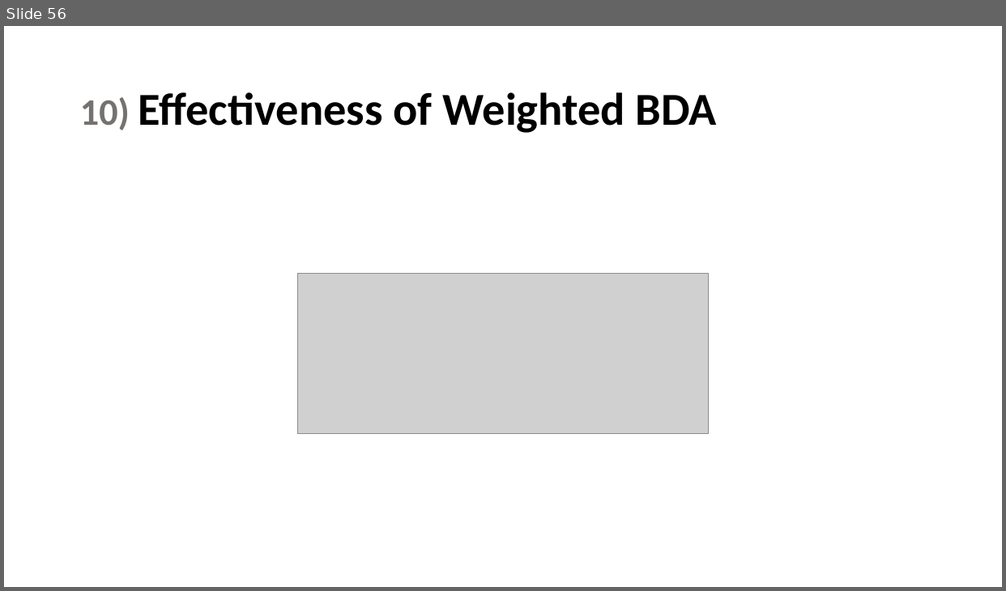
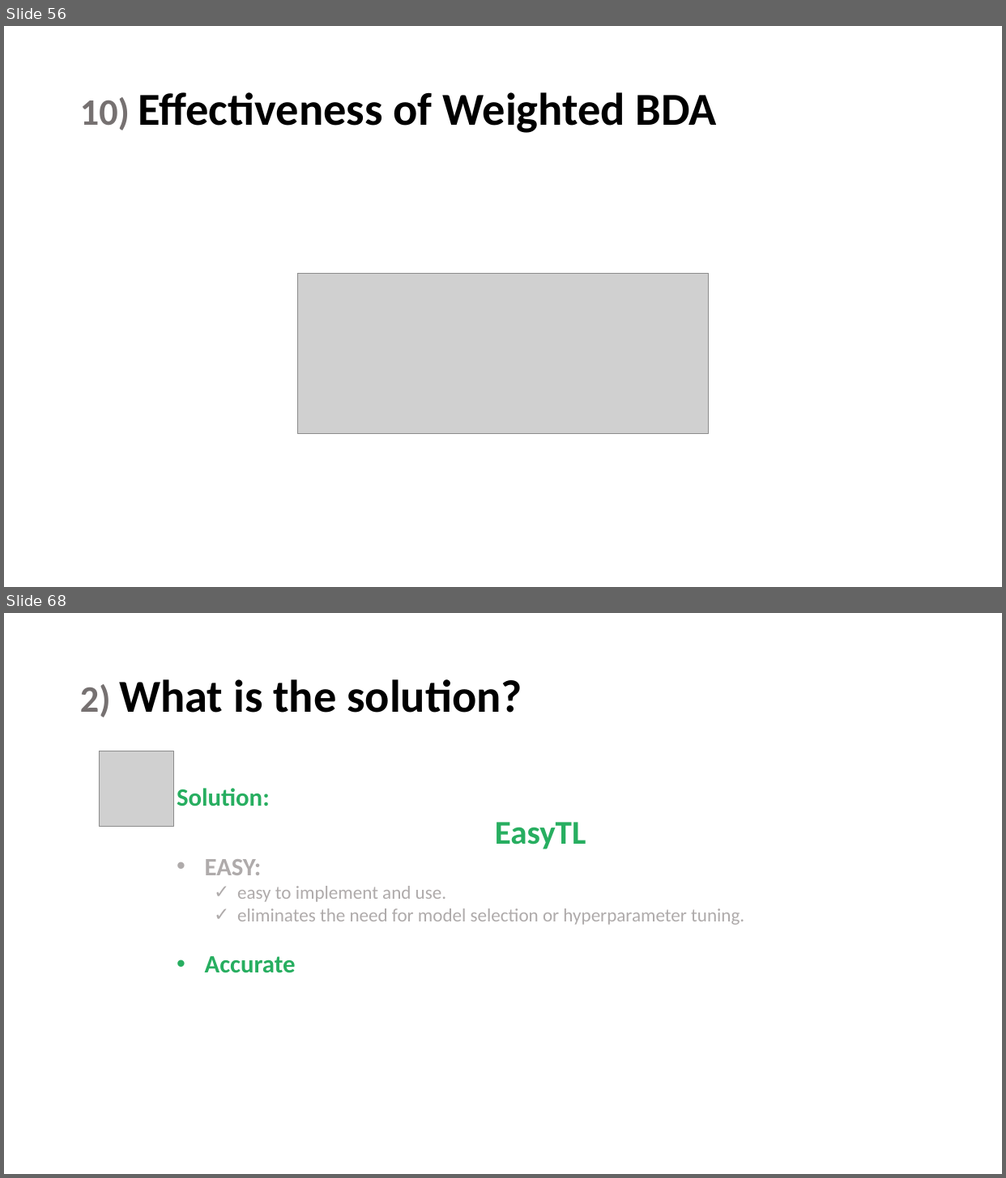
Before and after one commit to maryamhashemi/Transfer-Learning, a slide deck: phase3/Presentation/present.pptx. Shown one above the other, each under a label of ours: slide 56 before the commit, slides 56 and 68 after it; the slides between them are not shown. The pictures are 1006x591 and 1006x1178 pixels, drawn with LibreOffice and Linux fonts; fonts in the diff are those of the drawing; grey boxes stand for pictures. Boxes give left, top, right and bottom in pixels: in the first picture for what was removed or moved away, otherwise in the second. Text is boxed around its words. In the diff, an @@ line names an element or a change of style, - is before the commit and + after.

```diff
--- a/phase3/Presentation/present.pptx
+++ b/phase3/Presentation/present.pptx
@@ slide 68 added at bbox=[4, 613, 1002, 1174], background #FFFFFF @@
@@ title added at bbox=[80, 679, 522, 717], 44 pt, text #000000, bold @@
+2) What is the solution?
@@ picture added at bbox=[99, 752, 174, 826] @@
@@ text added at bbox=[177, 788, 744, 973], 18 pt, text #AFABAB @@
+Solution:
+EasyTL
+• EASY:
+  ✓ easy to implement and use.
+  ✓ eliminates the need for model selection or hyperparameter tuning.
+• Accurate
```
Also in this commit, not shown: 31 other slides added.
